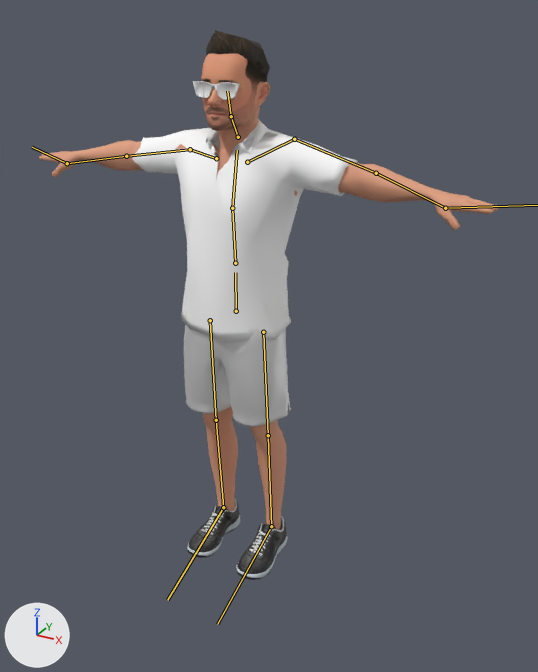
The FBX model Assets/GameJam/Characters/Squoof/Squoof_Game.fbx as it was, and as the next commit left it.
Before and after are seen from a 50 mm camera at (1.105, -1.786, 1.734) aimed at (0.109, 0.025, 0.829). The axes (+X, +Y, +Z) are drawn at lower left. The lights are the same throughout. The older version comes first. The bones that bend it are drawn over the model as lines.

In view in the first picture: 'Squoof'.
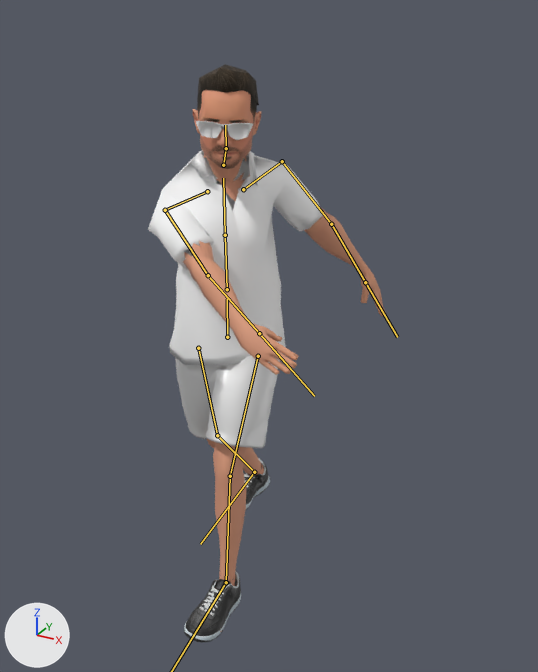
The newer file adds an action. The first version stands in its rest pose; the second is drawn at frame 13 of the action 'Armature|Armature|Armature|Slap'.

Boxes (x1, y1, x2, y2) around the edits, measured in the pictures (538 x 672 px):
'Squoof', posed (48% narrower): before (39, 30, 499, 580); after (148, 64, 386, 642)
bone 'Hips', root to tip: before (236, 311) to (235, 272); after (227, 337) to (227, 299)
bone 'Spine', root to tip: before (235, 263) to (232, 208); after (227, 289) to (225, 235)
bone 'Chest', root to tip: before (232, 208) to (237, 150); after (225, 235) to (223, 178)
bone 'Head', root to tip: before (231, 116) to (227, 91); after (226, 148) to (225, 125)
bone 'Shoulder.L', root to tip: before (247, 162) to (294, 139); after (243, 189) to (282, 161)
bone 'UpperArm.L', root to tip: before (294, 139) to (376, 173); after (282, 161) to (331, 224)
bone 'LowerArm.L', root to tip: before (376, 173) to (445, 208); after (331, 224) to (365, 282)
bone 'Shoulder.R', root to tip: before (216, 158) to (190, 149); after (207, 191) to (165, 210)
bone 'UpperArm.R', root to tip: before (190, 149) to (126, 156); after (165, 210) to (208, 275)
bone 'LowerArm.R', root to tip: before (126, 156) to (67, 163); after (208, 275) to (259, 333)
bone 'Hand.R', root to tip: before (67, 163) to (32, 147); after (259, 333) to (314, 396)
bone 'UpperLeg.L', root to tip: before (263, 332) to (268, 435); after (258, 356) to (230, 476)
bone 'LowerLeg.L', root to tip: before (268, 435) to (271, 526); after (230, 476) to (226, 582)
bone 'UpperLeg.R', root to tip: before (210, 320) to (216, 420); after (198, 348) to (217, 435)
bone 'LowerLeg.R', root to tip: before (216, 420) to (223, 507); after (217, 435) to (254, 472)
bone 'Foot.R', root to tip: before (223, 507) to (167, 600); after (254, 472) to (200, 544)

Patch to the scene script:
```diff
--- a/Assets/GameJam/Characters/Squoof/Squoof_Game.fbx.py
+++ b/Assets/GameJam/Characters/Squoof/Squoof_Game.fbx.py
@@ bone_hips @@
 bone_hips = bpy.data.objects['Armature'].pose.bones['Hips']
-bone_hips.location = (0.0, 0.0, 0.0)
-bone_hips.rotation_quaternion = (1.0, 0.0, 0.0, 0.0)  # degrees (0, 0, 0)
+bone_hips.location = (0.0, -0.068, 0.049)
+bone_hips.rotation_quaternion = (0.995, 0.0, 0.105, 0.002)  # degrees (0, 12, 0)
@@ bone_spine @@
 bone_spine = bpy.data.objects['Armature'].pose.bones['Spine']  # child of 'Hips'
-bone_spine.rotation_quaternion = (1.0, 0.0, 0.0, 0.0)  # degrees (0, 0, 0)
+bone_spine.rotation_quaternion = (0.993, 0.0, 0.122, -0.007)  # degrees (0, 14, -1)
@@ bone_chest @@
 bone_chest = bpy.data.objects['Armature'].pose.bones['Chest']  # child of 'Spine'
-bone_chest.rotation_quaternion = (1.0, 0.0, 0.0, 0.0)  # degrees (0, 0, 0)
+bone_chest.rotation_quaternion = (0.986, 0.086, 0.138, 0.014)  # degrees (10, 16, 3)
@@ bone_head @@
 bone_head = bpy.data.objects['Armature'].pose.bones['Head']  # child of 'Neck'
-bone_head.rotation_quaternion = (1.0, 0.0, 0.0, 0.0)  # degrees (0, 0, 0)
+bone_head.rotation_quaternion = (0.993, 0.0, -0.119, 0.025)  # degrees (0, -14, 3)
@@ bone_shoulder_l @@
 bone_shoulder_l = bpy.data.objects['Armature'].pose.bones['Shoulder.L']  # child of 'Chest'
-bone_shoulder_l.rotation_quaternion = (1.0, 0.0, 0.0, 0.0)  # degrees (0, 0, 0)
+bone_shoulder_l.rotation_quaternion = (0.991, -0.012, 0.126, -0.032)  # degrees (-2, 14, -4)
@@ bone_upperarm_l @@
 bone_upperarm_l = bpy.data.objects['Armature'].pose.bones['UpperArm.L']  # child of 'Shoulder.L'
-bone_upperarm_l.rotation_quaternion = (1.0, 0.0, 0.0, 0.0)  # degrees (0, 0, 0)
+bone_upperarm_l.rotation_quaternion = (0.963, 0.152, -0.035, -0.22)  # degrees (18, 0, -26)
@@ bone_lowerarm_l @@
 bone_lowerarm_l = bpy.data.objects['Armature'].pose.bones['LowerArm.L']  # child of 'UpperArm.L'
-bone_lowerarm_l.rotation_quaternion = (1.0, 0.0, 0.0, 0.0)  # degrees (0, 0, 0)
+bone_lowerarm_l.rotation_quaternion = (0.997, -0.049, 0.0, -0.063)  # degrees (-6, 0, -7)
@@ bone_hand_l @@
 bone_hand_l = bpy.data.objects['Armature'].pose.bones['Hand.L']  # child of 'LowerArm.L'
-bone_hand_l.rotation_quaternion = (1.0, 0.0, 0.0, 0.0)  # degrees (0, 0, 0)
+bone_hand_l.rotation_quaternion = (0.96, 0.203, 0.0, -0.194)  # degrees (23, 5, -22)
@@ bone_shoulder_r @@
 bone_shoulder_r = bpy.data.objects['Armature'].pose.bones['Shoulder.R']  # child of 'Chest'
-bone_shoulder_r.rotation_quaternion = (1.0, 0.0, 0.0, 0.0)  # degrees (0, 0, 0)
+bone_shoulder_r.rotation_quaternion = (0.941, 0.164, 0.16, 0.249)  # degrees (23, 13, 32)
@@ bone_upperarm_r @@
 bone_upperarm_r = bpy.data.objects['Armature'].pose.bones['UpperArm.R']  # child of 'Shoulder.R'
-bone_upperarm_r.rotation_quaternion = (1.0, 0.0, 0.0, 0.0)  # degrees (0, 0, 0)
+bone_upperarm_r.rotation_quaternion = (0.785, 0.458, -0.157, 0.385)  # degrees (48, -37, 35)
@@ bone_lowerarm_r @@
 bone_lowerarm_r = bpy.data.objects['Armature'].pose.bones['LowerArm.R']  # child of 'UpperArm.R'
-bone_lowerarm_r.rotation_quaternion = (1.0, 0.0, 0.0, 0.0)  # degrees (0, 0, 0)
+bone_lowerarm_r.rotation_quaternion = (0.997, -0.057, 0.0, 0.044)  # degrees (-7, 0, 5)
@@ bone_hand_r @@
 bone_hand_r = bpy.data.objects['Armature'].pose.bones['Hand.R']  # child of 'LowerArm.R'
-bone_hand_r.rotation_quaternion = (1.0, 0.0, 0.0, 0.0)  # degrees (0, 0, 0)
+bone_hand_r.rotation_quaternion = (0.959, 0.242, 0.0, 0.148)  # degrees (28, -4, 16)
@@ bone_upperleg_l @@
 bone_upperleg_l = bpy.data.objects['Armature'].pose.bones['UpperLeg.L']  # child of 'Hips'
-bone_upperleg_l.rotation_quaternion = (1.0, 0.0, 0.0, 0.0)  # degrees (0, 0, 0)
+bone_upperleg_l.rotation_quaternion = (0.964, 0.261, 0.0, -0.057)  # degrees (30, 2, -6)
@@ bone_lowerleg_l @@
 bone_lowerleg_l = bpy.data.objects['Armature'].pose.bones['LowerLeg.L']  # child of 'UpperLeg.L'
-bone_lowerleg_l.rotation_quaternion = (1.0, 0.0, 0.0, 0.0)  # degrees (0, 0, 0)
+bone_lowerleg_l.rotation_quaternion = (0.983, -0.177, 0.0, 0.046)  # degrees (-20, 1, 5)
@@ bone_foot_l @@
 bone_foot_l = bpy.data.objects['Armature'].pose.bones['Foot.L']  # child of 'LowerLeg.L'
-bone_foot_l.rotation_quaternion = (1.0, 0.0, 0.0, 0.0)  # degrees (0, 0, 0)
+bone_foot_l.rotation_quaternion = (0.994, -0.055, 0.0, -0.094)  # degrees (-6, -1, -11)
@@ bone_upperleg_r @@
 bone_upperleg_r = bpy.data.objects['Armature'].pose.bones['UpperLeg.R']  # child of 'Hips'
-bone_upperleg_r.rotation_quaternion = (1.0, 0.0, 0.0, 0.0)  # degrees (0, 0, 0)
+bone_upperleg_r.rotation_quaternion = (0.996, -0.088, 0.0, 0.032)  # degrees (-10, 0, 4)
@@ bone_lowerleg_r @@
 bone_lowerleg_r = bpy.data.objects['Armature'].pose.bones['LowerLeg.R']  # child of 'UpperLeg.R'
-bone_lowerleg_r.rotation_quaternion = (1.0, 0.0, 0.0, 0.0)  # degrees (0, 0, 0)
+bone_lowerleg_r.rotation_quaternion = (0.977, -0.21, 0.0, 0.04)  # degrees (-24, 1, 4)
@@ bone_foot_r @@
 bone_foot_r = bpy.data.objects['Armature'].pose.bones['Foot.R']  # child of 'LowerLeg.R'
-bone_foot_r.rotation_quaternion = (1.0, 0.0, 0.0, 0.0)  # degrees (0, 0, 0)
+bone_foot_r.rotation_quaternion = (0.918, 0.384, 0.0, -0.099)  # degrees (45, 4, -10)
```
